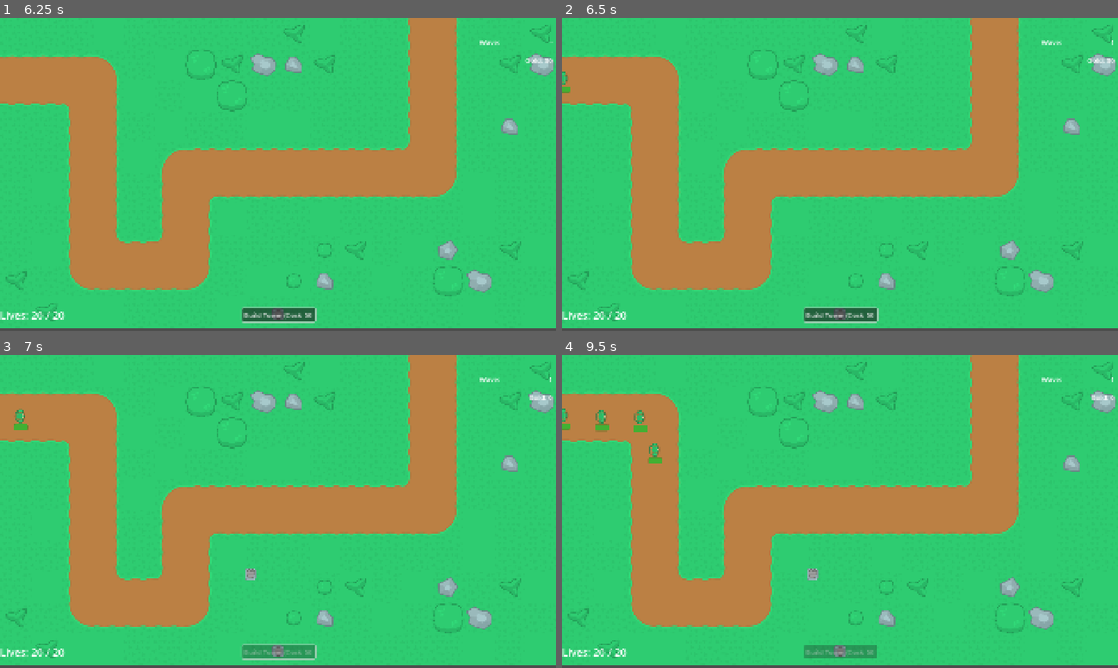
Above: before the commit, frames 1-4 (two rows, left to right).
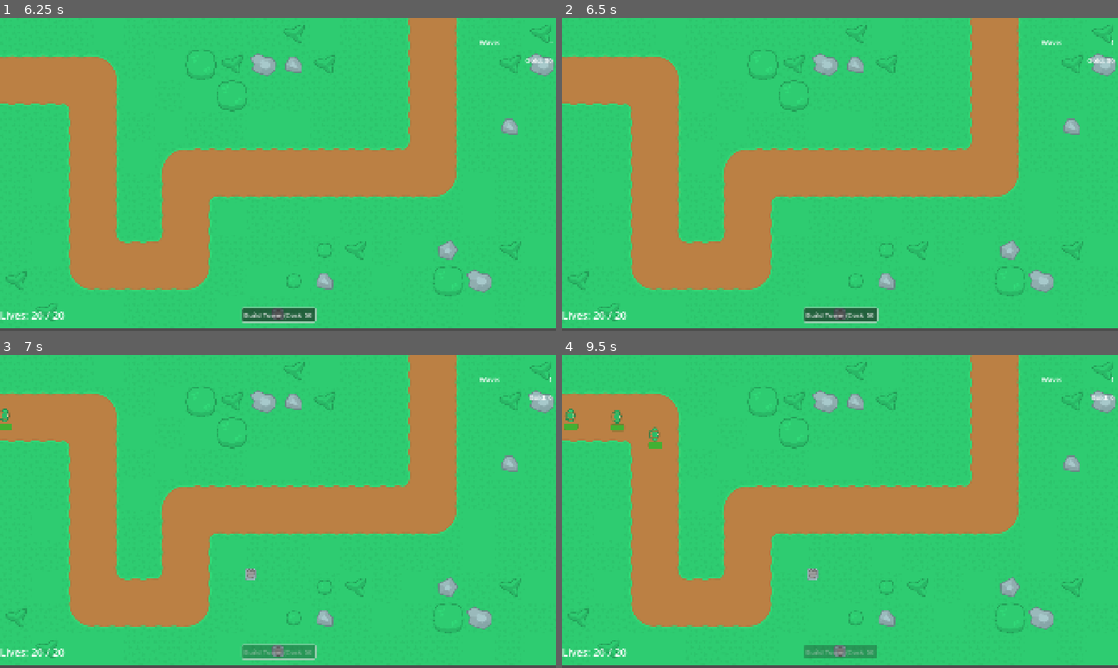
Above: after the commit, the same moments.

Repository: xMOROx/tower-defense-2d
Game: Godot game, scene res://scenes/ui/MainMenu.tscn
Same seed, same stepped clock (60 frames per second), same inputs: the game is played once before the commit and once after it.
Inputs (mouse positions are in pixels of both pictures, inside the frame that each line leads up to):
- Up to frame 1 (6.25 s): click "PLAY" at 0.5 s; click "1" at 1.25 s; click "Build Tower (Cost: 50)" at 2 s; click "Build Tower (Cost: 50)" at 2.75 s; click "Build Tower (Cost: 50)" at 3.5 s; tap Enter at 4.25, 5.75 s; move the mouse to (278, 315) at 4.27 s; click (278, 315) at 4.42 s; tap Space at 5 s; move the mouse to (166, 190) at 5.02 s; click (166, 190) at 5.17 s; move the mouse to (166, 190) at 5.77 s; click (166, 190) at 5.92 s
- Up to frame 2 (6.5 s): no input
- Up to frame 3 (7 s): tap Space at 6.5 s; move the mouse to (250, 574) at 6.52 s; click (250, 574) at 6.67 s
- Up to frame 4 (9.5 s): move the mouse to (812, 574) at 7.27 s; click (812, 574) at 7.42 s; move the mouse to (673, 464) at 8.02 s; click (673, 464) at 8.17 s; move the mouse to (867, 511) at 8.77 s; click (867, 511) at 8.92 s

Frame 1 is identical in both runs. In frame 2, less than 0.1% of the frame differs, in the area x 0-2%, y 17-24%; in frame 3, 0.2%; in frame 4, 0.7%, in the area x 0-18%, y 17-35%.

Commit message:
New enemies and modified first map waves

Diff:
--- a/assets/waves/map1.json
+++ b/assets/waves/map1.json
@@ -1,45 +1,114 @@
 [
 	{
-		"wave_name": "Wave 1: The Basics",
+		"wave_name": "Wave 1: Introduction",
 		"spawns": [
 			{
-				"enemy_scene_path": "res://scenes/enemies/Enemy.tscn",
-				"count": 5.0,
-				"interval": 1.0,
-				"start_delay": 0.1
+				"enemy_scene_path": "res://scenes/enemies/BasicEnemy.tscn",
+				"count": 7,
+				"interval": 1.2,
+				"start_delay": 0.5
 			}
 		]
 	},
 	{
-		"wave_name": "Wave 2: More!",
+		"wave_name": "Wave 2: First Variety",
 		"spawns": [
 			{
-				"enemy_scene_path": "res://scenes/enemies/Enemy.tscn",
-				"count": 8.0,
-				"interval": 0.8,
-				"start_delay": 0.1
+				"enemy_scene_path": "res://scenes/enemies/BasicEnemy.tscn",
+				"count": 4,
+				"interval": 0.5,
+				"start_delay": 0.3
+			},
+			{
+				"enemy_scene_path": "res://scenes/enemies/FastEnemy.tscn",
+				"count": 2,
+				"interval": 1.5,
+				"start_delay": 2.0
 			}
 		]
 	},
 	{
-		"wave_name": "Wave 3: Faster Intro",
+		"wave_name": "Wave 3: Small Groups",
 		"spawns": [
 			{
-				"enemy_scene_path": "res://scenes/enemies/Enemy.tscn",
-				"count": 10.0,
-				"interval": 0.6,
+				"enemy_scene_path": "res://scenes/enemies/BasicEnemy.tscn",
+				"count": 6,
+				"interval": 0.4,
 				"start_delay": 0.1
+			},
+			{
+				"enemy_scene_path": "res://scenes/enemies/BasicEnemy.tscn",
+				"count": 6,
+				"interval": 0.7,
+				"start_delay": 3.0
 			}
 		]
 	},
 	{
-		"wave_name": "Wave 4: Escalation",
+		"wave_name": "Wave 4: Introducing Tougher Enemy",
 		"spawns": [
 			{
-				"enemy_scene_path": "res://scenes/enemies/Enemy.tscn",
-				"count": 15.0,
-				"interval": 0.5,
+				"enemy_scene_path": "res://scenes/enemies/BasicEnemy.tscn",
+				"count": 15,
+				"interval": 0.4,
+				"start_delay": 0.2
+			},
+			{
+				"enemy_scene_path": "res://scenes/enemies/StrongEnemy.tscn",
+				"count": 2,
+				"interval": 0.0,
+				"start_delay": 5.0
+			}
+		]
+	},
+	{
+		"wave_name": "Wave 5: Fast Onslaught",
+		"spawns": [
+			{
+				"enemy_scene_path": "res://scenes/enemies/FastEnemy.tscn",
+				"count": 20,
+				"interval": 0.4,
+				"start_delay": 1.0
+			}
+		]
+	},
+	{
+		"wave_name": "Wave 6: Mixed Forces",
+		"spawns": [
+			{
+				"enemy_scene_path": "res://scenes/enemies/BasicEnemy.tscn",
+				"count": 10,
+				"interval": 0.6,
 				"start_delay": 0.1
+			},
+			{
+				"enemy_scene_path": "res://scenes/enemies/FastEnemy.tscn",
+				"count": 10,
+				"interval": 0.6,
+				"start_delay": 2.5
+			},
+			{
+				"enemy_scene_path": "res://scenes/enemies/BasicEnemy.tscn",
+				"count": 10,
+				"interval": 0.9,
+				"start_delay": 7.0
+			}
+		]
+	},
+	{
+		"wave_name": "Wave 7: Mini-Boss Intro",
+		"spawns": [
+			{
+				"enemy_scene_path": "res://scenes/enemies/BasicEnemy.tscn",
+				"count": 30,
+				"interval": 0.3,
+				"start_delay": 0.3
+			},
+			{
+				"enemy_scene_path": "res://scenes/enemies/StrongEnemy.tscn",
+				"count": 10,
+				"interval": 0.3,
+				"start_delay": 7.0
 			}
 		]
 	}
--- /dev/null
+++ b/scenes/enemies/FastEnemy.tscn
@@ -0,0 +1,57 @@
+[gd_scene load_steps=6 format=3 uid="uid://bybvvms7yxge2"]
+
+[ext_resource type="Script" uid="uid://byldekchhn1ii" path="res://src/Enemy.gd" id="1_varen"]
+[ext_resource type="Texture2D" uid="uid://c0x2mx1blwlwl" path="res://assets/graphics/towerDefense_tilesheet.png" id="2_cxpms"]
+
+[sub_resource type="CircleShape2D" id="CircleShape2D_orwns"]
+radius = 15.0
+
+[sub_resource type="StyleBoxFlat" id="StyleBoxFlat_7frlh"]
+bg_color = Color(0.6, 0.09, 0.09, 1)
+corner_radius_top_left = 7
+corner_radius_top_right = 7
+corner_radius_bottom_right = 7
+corner_radius_bottom_left = 7
+
+[sub_resource type="StyleBoxFlat" id="StyleBoxFlat_orwns"]
+bg_color = Color(0.257255, 0.69, 0.2001, 1)
+corner_radius_top_left = 7
+corner_radius_top_right = 7
+corner_radius_bottom_right = 7
+corner_radius_bottom_left = 7
+
+[node name="Enemy" type="CharacterBody2D" groups=["enemies"]]
+collision_layer = 2
+collision_mask = 0
+input_pickable = true
+script = ExtResource("1_varen")
+speed = 130.0
+max_health = 7.0
+currency_reward = 6
+
+[node name="Sprite2D" type="Sprite2D" parent="."]
+texture = ExtResource("2_cxpms")
+region_enabled = true
+region_rect = Rect2(1088, 640, 64, 64)
+
+[node name="CollisionShape2D" type="CollisionShape2D" parent="."]
+shape = SubResource("CircleShape2D_orwns")
+
+[node name="HealthBar" type="ProgressBar" parent="."]
+anchors_preset = 3
+anchor_left = 1.0
+anchor_top = 1.0
+anchor_right = 1.0
+anchor_bottom = 1.0
+offset_left = -14.0
+offset_top = 15.0
+offset_right = 44.0
+offset_bottom = 42.0
+grow_horizontal = 0
+grow_vertical = 0
+scale = Vector2(0.5, 0.5)
+theme_override_styles/background = SubResource("StyleBoxFlat_7frlh")
+theme_override_styles/fill = SubResource("StyleBoxFlat_orwns")
+value = 100.0
+rounded = true
+show_percentage = false
--- /dev/null
+++ b/scenes/enemies/StrongEnemy.tscn
@@ -0,0 +1,57 @@
+[gd_scene load_steps=6 format=3 uid="uid://b7bg61kbia6xa"]
+
+[ext_resource type="Script" uid="uid://byldekchhn1ii" path="res://src/Enemy.gd" id="1_7h636"]
+[ext_resource type="Texture2D" uid="uid://c0x2mx1blwlwl" path="res://assets/graphics/towerDefense_tilesheet.png" id="2_wmle8"]
+
+[sub_resource type="CircleShape2D" id="CircleShape2D_orwns"]
+radius = 15.0
+
+[sub_resource type="StyleBoxFlat" id="StyleBoxFlat_7frlh"]
+bg_color = Color(0.6, 0.09, 0.09, 1)
+corner_radius_top_left = 7
+corner_radius_top_right = 7
+corner_radius_bottom_right = 7
+corner_radius_bottom_left = 7
+
+[sub_resource type="StyleBoxFlat" id="StyleBoxFlat_orwns"]
+bg_color = Color(0.257255, 0.69, 0.2001, 1)
+corner_radius_top_left = 7
+corner_radius_top_right = 7
+corner_radius_bottom_right = 7
+corner_radius_bottom_left = 7
+
+[node name="Enemy" type="CharacterBody2D" groups=["enemies"]]
+collision_layer = 2
+collision_mask = 0
+input_pickable = true
+script = ExtResource("1_7h636")
+speed = 50.0
+max_health = 20.0
+currency_reward = 10
+
+[node name="Sprite2D" type="Sprite2D" parent="."]
+texture = ExtResource("2_wmle8")
+region_enabled = true
+region_rect = Rect2(1024, 640, 64, 64)
+
+[node name="CollisionShape2D" type="CollisionShape2D" parent="."]
+shape = SubResource("CircleShape2D_orwns")
+
+[node name="HealthBar" type="ProgressBar" parent="."]
+anchors_preset = 3
+anchor_left = 1.0
+anchor_top = 1.0
+anchor_right = 1.0
+anchor_bottom = 1.0
+offset_left = -14.0
+offset_top = 15.0
+offset_right = 44.0
+offset_bottom = 42.0
+grow_horizontal = 0
+grow_vertical = 0
+scale = Vector2(0.5, 0.5)
+theme_override_styles/background = SubResource("StyleBoxFlat_7frlh")
+theme_override_styles/fill = SubResource("StyleBoxFlat_orwns")
+value = 100.0
+rounded = true
+show_percentage = false
--- a/scenes/maps/Level_1.tscn
+++ b/scenes/maps/Level_1.tscn
@@ -5,7 +5,7 @@
 [ext_resource type="PackedScene" uid="uid://dypncu8rnysyf" path="res://scenes/enemies/WaveManager.tscn" id="2_55yl8"]
 [ext_resource type="PackedScene" uid="uid://dsdhiykb81bg" path="res://scenes/towers/tower.tscn" id="2_vkvtd"]
 [ext_resource type="Script" uid="uid://dadif0l11mskl" path="res://src/Spawner.gd" id="3_tuf7a"]
-[ext_resource type="PackedScene" uid="uid://cdbsdv6gi1k0g" path="res://scenes/enemies/enemy.tscn" id="4_bsx1b"]
+[ext_resource type="PackedScene" uid="uid://cdbsdv6gi1k0g" path="res://scenes/enemies/BasicEnemy.tscn" id="4_bsx1b"]
 [ext_resource type="Script" uid="uid://etm7lcl52ic" path="res://src/Hud.gd" id="5_ladvl"]
 [ext_resource type="PackedScene" uid="uid://dhic07exb4uhr" path="res://scenes/ui/TowerUpgradeMenu.tscn" id="6_n8iyc"]
 [ext_resource type="Script" uid="uid://djg5lxas2wk88" path="res://src/ui/ScalableCamera2D.gd" id="9_68xhw"]
@@ -104,7 +104,6 @@
 script = ExtResource("5_ladvl")
 
 [node name="LivesLabel" type="Label" parent="HUD"]
-anchors_preset = -1
 offset_top = 999.515
 offset_right = 302.0
 offset_bottom = 1049.52
@@ -114,7 +113,7 @@
 
 [node name="CurrencyLabel" type="Label" parent="HUD"]
 anchors_preset = -1
-anchor_left = 0.000219027
+anchor_left = -0.0409268
 anchor_top = 0.000418882
 anchor_right = -0.0409268
 anchor_bottom = 0.000418882
Renamed: scenes/enemies/enemy.tscn -> scenes/enemies/BasicEnemy.tscn
